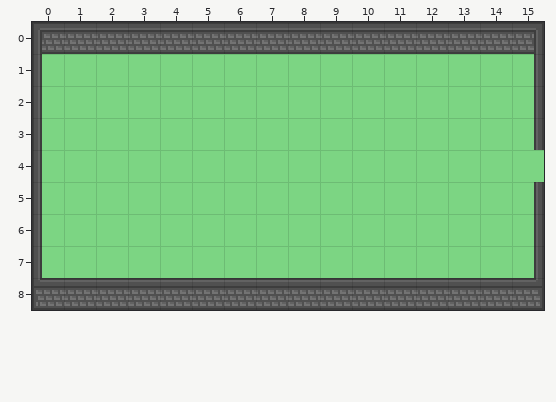
A Tiled map gets an edit: maps/left/1.tmx. The picture above is the old version.
Cells are 16x16 px. Shown: x 0..15, y 0..8.
And afterwards:
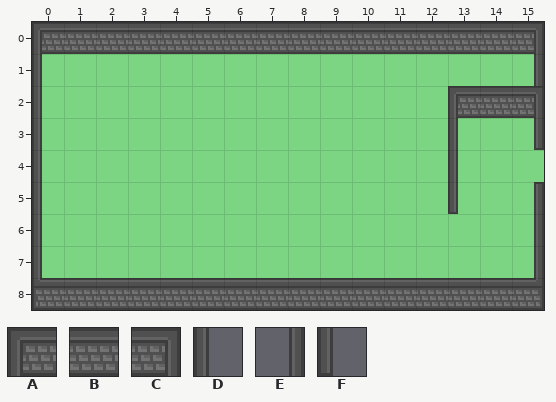
Key: from "tileset": A 64, B 65, C 66, D 72, E 74, F 85.
_ is an empty cell.
Author's note on the commit: randomisation of grass tiles + more generation soon
Change:
Layer "block":
y 2: x 13..15 __E -> ABC
y 3..4: x 13 _ -> D
y 5: x 13 _ -> F
